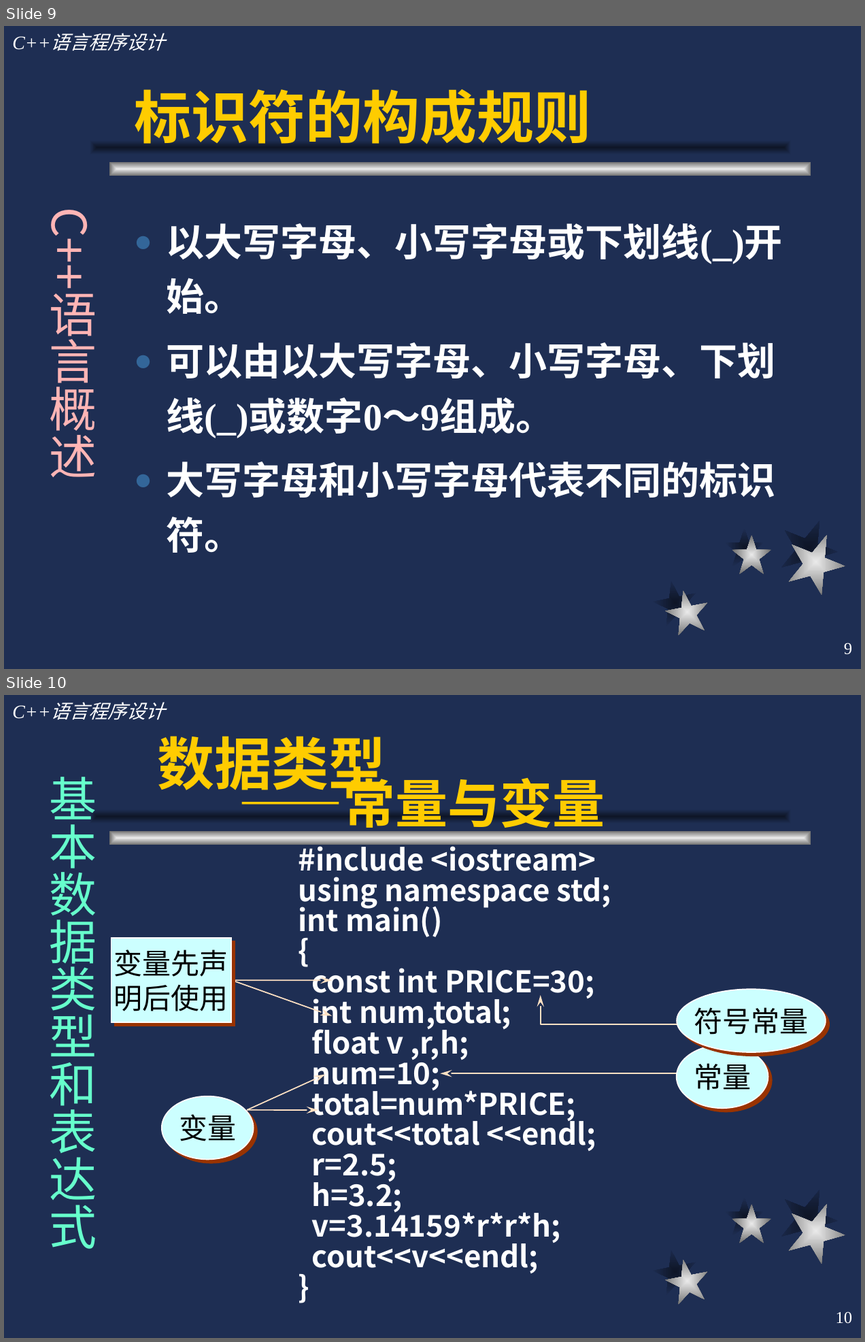
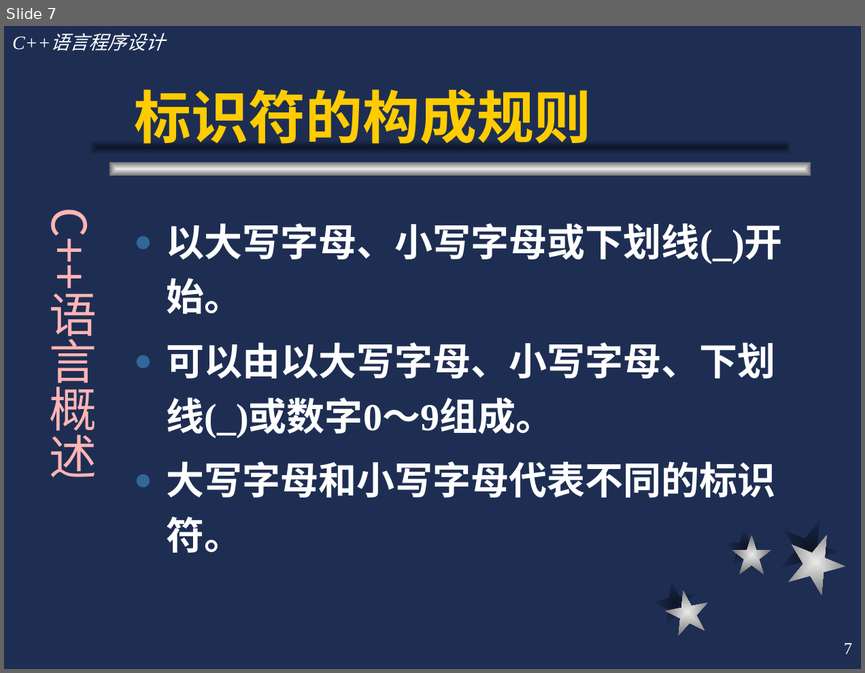
Before and after one commit to cugwhp/OOPCPP, a slide deck: 02.PPT/Ch2-C++语言概述/c++2.ppt. Shown one above the other, each under a label of ours: slides 9 and 10 before the commit, slide 7 after it. The pictures are 865x1342 and 865x673 pixels, drawn with LibreOffice and Linux fonts; fonts in the diff are those of the drawing. Boxes give left, top, right and bottom in pixels: in the first picture for what was removed or moved away, otherwise in the second. Text is boxed around its words. In the diff, an @@ line names an element or a change of style, - is before the commit and + after.

```diff
--- a/02.PPT/Ch2-C++语言概述/c++2.ppt
+++ b/02.PPT/Ch2-C++语言概述/c++2.ppt
@@ slide 10 removed at (4, 695, 861, 1338), background #1E2E53; not listed: 9 template elements that a slide beside it also shows @@
@@ title removed at (157, 736, 605, 836) @@
-数据类型
-——常量与变量
@@ text removed at (49, 777, 96, 1249) @@
-基本数据类型和表达式
@@ text removed at (298, 841, 612, 1273) @@
-#include <iostream>
-using namespace std;
-int main()
-{
-const int PRICE=30;
-int num,total;
-float v ,r,h;
-num=10;
-total=num*PRICE;
-cout<<total <<endl;
-r=2.5;
-h=3.2;
-v=3.14159*r*r*h;
-cout<<v<<endl;
-}
@@ rectangle removed at (111, 938, 231, 1022) @@
-变量先声
-明后使用
@@ arrow removed from (232, 981) to (332, 981) @@
@@ arrow removed from (232, 981) to (332, 1015) @@
@@ freeform shape removed at (541, 995, 683, 1024) @@
@@ ellipse removed at (677, 989, 825, 1052) @@
-符号常量
@@ ellipse removed at (677, 1045, 768, 1108) @@
-常量
@@ arrow removed from (247, 1110) to (325, 1074) @@
@@ freeform shape removed at (440, 1073, 690, 1073) @@
@@ ellipse removed at (162, 1096, 254, 1159) @@
-变量
@@ arrow removed from (247, 1110) to (318, 1110) @@
@@ page number removed at (836, 1311, 853, 1323) @@
-10
@@ what was slide 9 is now slide 7 @@
@@ page number at (844, 643, 852, 654): text changed @@
-9
+7
```
Also in this commit, not shown: 67 other slides changed, 13 slides added, 5 other slides removed, 4 other files.
